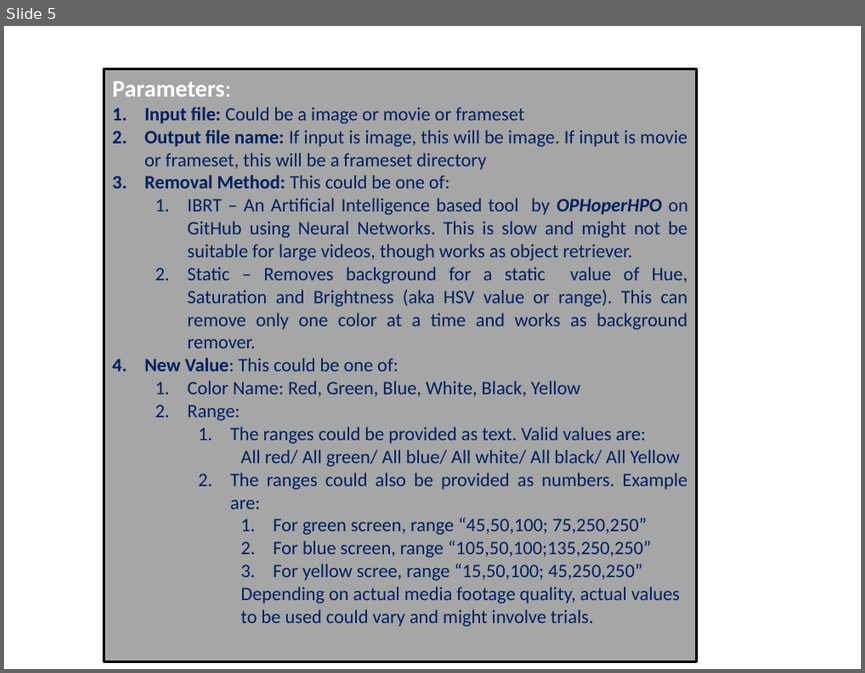
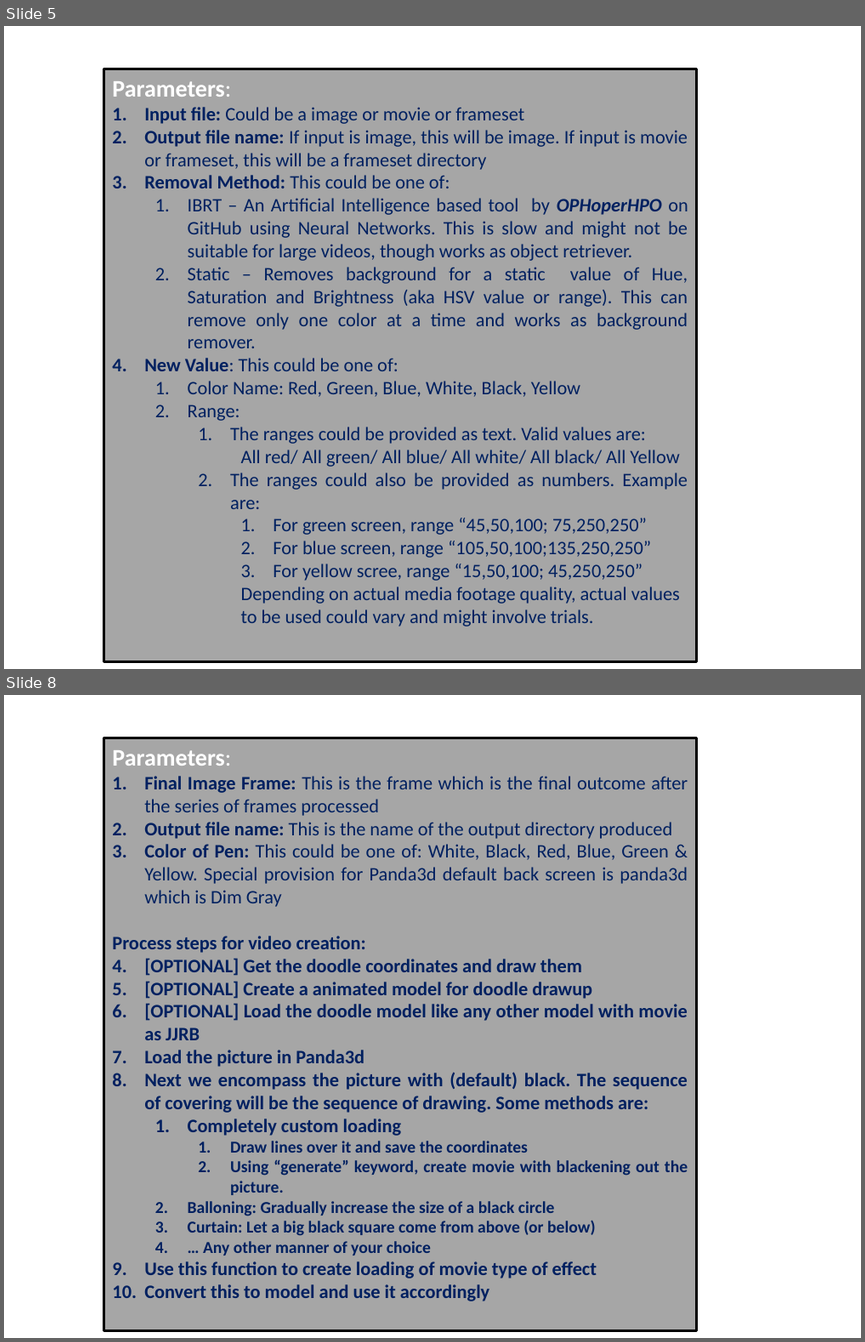
Before and after one commit to ShattereDarkness/memeer, a slide deck: document.pptx. Shown one above the other, each under a label of ours: slide 5 before the commit, slides 5 and 8 after it; the slides between them are not shown. The pictures are 865x673 and 865x1342 pixels, drawn with LibreOffice and Linux fonts; fonts in the diff are those of the drawing. Boxes give left, top, right and bottom in pixels: in the first picture for what was removed or moved away, otherwise in the second. Text is boxed around its words. In the diff, an @@ line names an element or a change of style, - is before the commit and + after.

```diff
--- a/document.pptx
+++ b/document.pptx
@@ slide 8 added at bbox=[4, 695, 861, 1338], background #FFFFFF @@
@@ rectangle added at bbox=[104, 737, 697, 1331], fill #A6A6A6, outline #000000 2 pt, 16 pt, text #002060, bold @@
+Parameters:
+1. Final Image Frame: This is the frame which is the final outcome after the series of frames processed
+2. Output file name: This is the name of the output directory produced
+3. Color of Pen: This could be one of: White, Black, Red, Blue, Green & Yellow. Special provision for Panda3d default back screen is panda3d which is Dim Gray
+Process steps for video creation:
+1. [OPTIONAL] Get the doodle coordinates and draw them
+2. [OPTIONAL] Create a animated model for doodle drawup
+3. [OPTIONAL] Load the doodle model like any other model with movie as JJRB
+4. Load the picture in Panda3d
+5. Next we encompass the picture with (default) black. The sequence of covering will be the sequence of drawing. Some methods are:
+  1. Completely custom loading
+    1. Draw lines over it and save the coordinates
+    2. Using “generate” keyword, create movie with blackening out the picture.
+  2. Balloning: Gradually increase the size of a black circle
+  3. Curtain: Let a big black square come from above (or below)
+  4. … Any other manner of your choice
+6. Use this function to create loading of movie type of effect
+7. Convert this to model and use it accordingly
```
Also in this commit, not shown: 2 other slides added, 7 other files.
